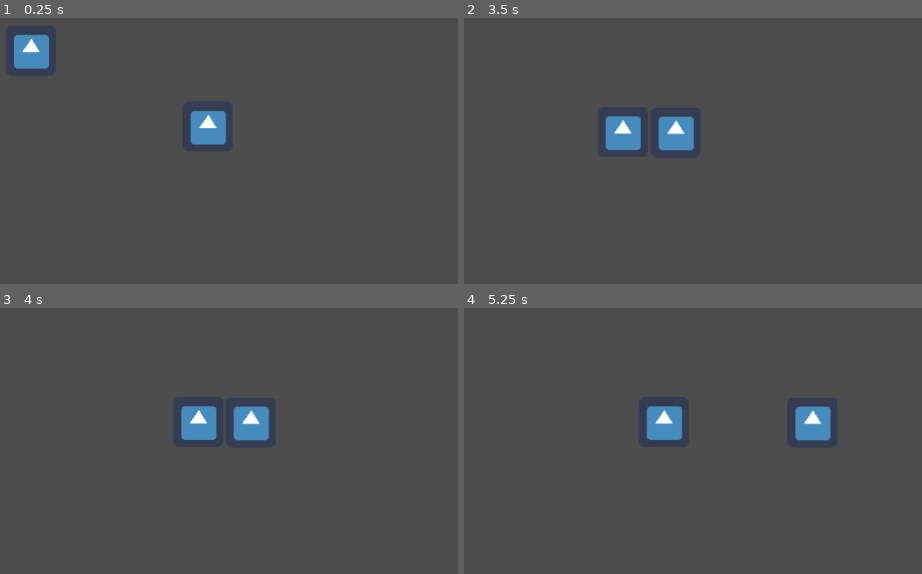
Above: before the commit, frames 1-4 (two rows, left to right).
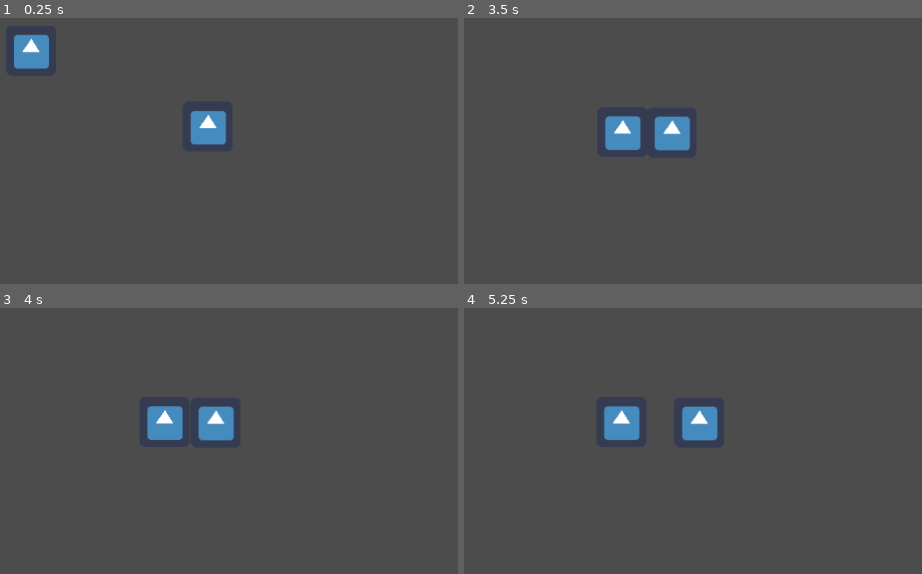
Above: after the commit, the same moments.

Repository: SUNY-GDC/Ludum-Dare-44
Game: Godot game, scene res://testmain.tscn
Same seed, same stepped clock (60 frames per second), same inputs: the game is played once before the commit and once after it. The project has no main scene, so this scene is started directly. The engine's default icon, where the game draws it, is replaced by a stand-in: a white triangle on a blue panel in a dark square.
Inputs:
- Up to frame 1 (0.25 s): no input
- Up to frame 2 (3.5 s): hold Right (ui_right) 0.53-2.03 s; tap Up (ui_up) at 0.77, 1.52, 3.02 s; hold Left (ui_left) 2.03-2.78 s; hold Right (ui_right) from 2.78 s (still down)
- Up to frame 3 (4 s): keep holding Right (ui_right); tap Up (ui_up) at 3.77 s
- Up to frame 4 (5.25 s): release Right (ui_right) at 4.28 s; hold Left (ui_left) 4.28-5.03 s; tap Up (ui_up) at 4.52 s; hold Right (ui_right) from 5.03 s (still down)

Frame 1 is identical in both runs. In frame 2, 0.4% of the frame differs, in the area x 30-51%, y 36-50%; in frame 3, 3.1%; in frame 4, 4.0%, in the area x 30-81%, y 36-50%.

Commit message:
new box
you neeed to add collison in the player script

Diff:
--- a/Chris/project/box/PushableBox.gd
+++ b/Chris/project/box/PushableBox.gd
@@ -1,7 +1,15 @@
 extends KinematicBody2D
 
-#for code to work the player must be in group player
+#this code must be in player
+#	for idx in range(get_slide_count()):
+#		var col = get_slide_collision(idx)
+#		print(col.collider)
+#		if col.collider.has_method("push"):
+#			if col.normal.y == 0:
+#				col.collider.push(sign(velocity.x) * 20)
 
+
+#this is the gravity
 var GRAVITY  = 10
 
 var velocity = Vector2(0,0) #used to calculate movment
@@ -11,16 +19,10 @@
 	pass
 
 func _physics_process(delta):
-	velocity.y += GRAVITY
-	velocity = move_and_slide(velocity)
+	if !is_on_floor():
+		velocity.y += GRAVITY
+	velocity = move_and_slide(velocity, Vector2(0,-1))
 
-
-#slide the player if in the area
-func _on_left_body_entered(body):
-	if body.is_in_group("player"):
-		velocity.x = speed
-
-#slide the player if in the area
-func _on_right_body_entered(body):
-	if body.is_in_group("player"):
-		velocity.x = -speed
+#pushes she box
+func push(vecx):
+	velocity.x = vecx
--- a/Chris/project/box/PushableBox.tscn
+++ b/Chris/project/box/PushableBox.tscn
@@ -1,13 +1,10 @@
-[gd_scene load_steps=5 format=2]
+[gd_scene load_steps=4 format=2]
 
 [ext_resource path="res://box/PushableBox.gd" type="Script" id=1]
 [ext_resource path="res://icon.png" type="Texture" id=2]
 
 [sub_resource type="RectangleShape2D" id=1]
 extents = Vector2( 31.7962, 31.4114 )
-
-[sub_resource type="RectangleShape2D" id=2]
-extents = Vector2( 10, 31.9176 )
 
 [node name="Box" type="KinematicBody2D"]
 script = ExtResource( 1 )
@@ -17,18 +14,3 @@
 
 [node name="CollisionShape2D" type="CollisionShape2D" parent="."]
 shape = SubResource( 1 )
-
-[node name="left" type="Area2D" parent="."]
-
-[node name="CollisionShape2D" type="CollisionShape2D" parent="left"]
-position = Vector2( -27.933, 0.263519 )
-shape = SubResource( 2 )
-
-[node name="right" type="Area2D" parent="."]
-
-[node name="CollisionShape2D" type="CollisionShape2D" parent="right"]
-position = Vector2( 27.406, 0.263519 )
-shape = SubResource( 2 )
-
-[connection signal="body_entered" from="left" to="." method="_on_left_body_entered"]
-[connection signal="body_entered" from="right" to="." method="_on_right_body_entered"]
--- a/Chris/project/testplayer.gd
+++ b/Chris/project/testplayer.gd
@@ -2,6 +2,7 @@
 
 var velocity = Vector2(0,0)
 export (int) var speed = 150
+var push_speed = 100
 
 
 func _ready():
@@ -23,6 +24,15 @@
 	velocity * speed
 
 func _physics_process(delta):
+
+	#this must be in player
+	for idx in range(get_slide_count()):
+		var col = get_slide_collision(idx)
+		print(col.collider)
+		if col.collider.has_method("push"):
+			if col.normal.y == 0:
+				col.collider.push(sign(velocity.x) * 20)
+
 	velocity = move_and_slide(velocity,Vector2(0,-1))
 
 func _on_left_body_entered(body):
